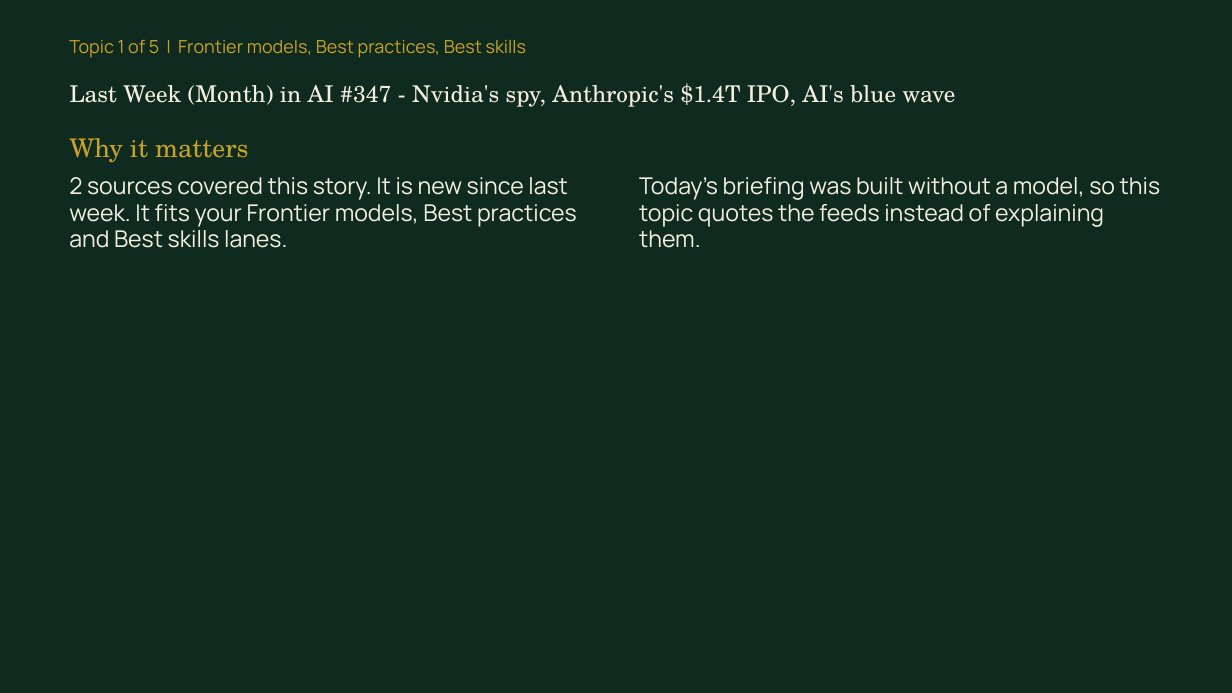
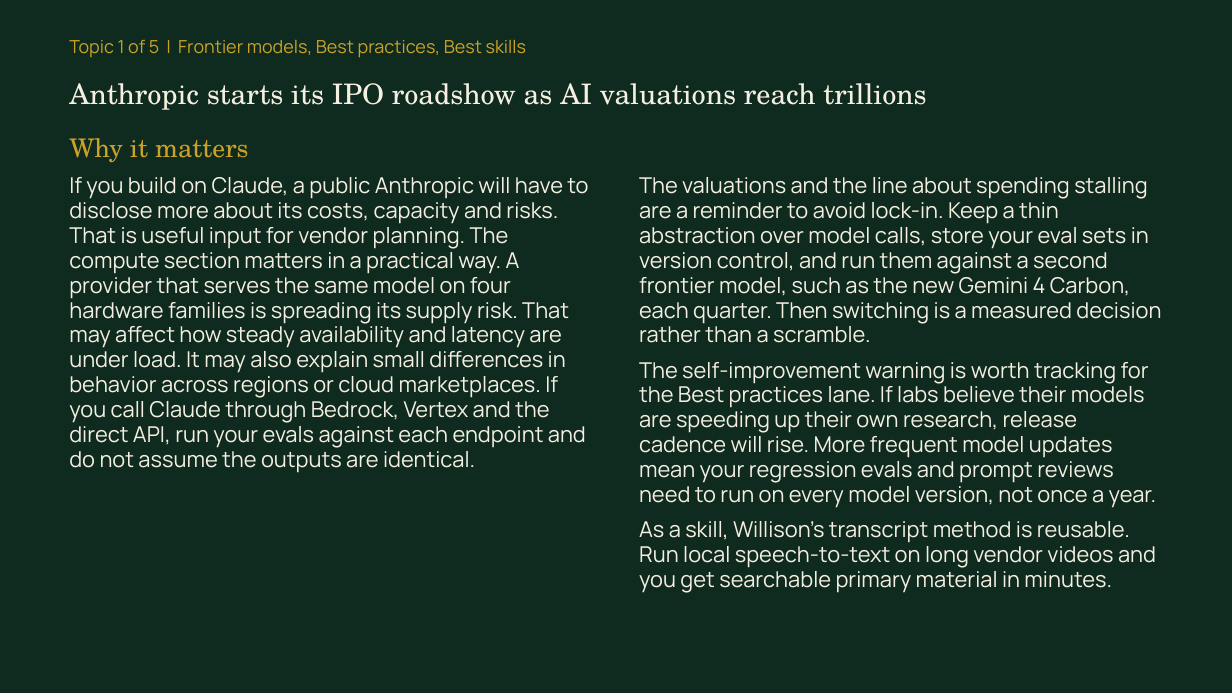
Before and after one commit to syb-code/news-digest, a slide deck: slide 3 of docs/learn/2026-11-11/briefing.pptx. Drawn at 1232x693 pixels with LibreOffice and Linux fonts; fonts in the diff are those of the drawing. Boxes give left, top, right and bottom in pixels: in the first picture for what was removed or moved away, otherwise in the second. Text is boxed around its words. In the diff, an @@ line names an element or a change of style, - is before the commit and + after.

```diff
--- a/docs/learn/2026-11-11/briefing.pptx
+++ b/docs/learn/2026-11-11/briefing.pptx
@@ text at bbox=[69, 83, 926, 110]: text changed; size 18 to 22 pt @@
-Last Week (Month) in AI #347 - Nvidia's spy, Anthropic's $1.4T IPO, AI's blue wave
+Anthropic starts its IPO roadshow as AI valuations reach trillions
@@ text at bbox=[69, 177, 588, 473]: text changed; size 18 to 17 pt @@
-2 sources covered this story. It is new since last week. It fits your Frontier models, Best practices and Best skills lanes.
+If you build on Claude, a public Anthropic will have to disclose more about its costs, capacity and risks. That is useful input for vendor planning. The compute section matters in a practical way. A provider that serves the same model on four hardware families is spreading its supply risk. That may affect how steady availability and latency are under load. It may also explain small differences in behavior across regions or cloud marketplaces. If you call Claude through Bedrock, Vertex and the direct API, run your evals against each endpoint and do not assume the outputs are identical.
@@ text at bbox=[639, 177, 1161, 593]: text changed; size 18 to 17 pt @@
-Today's briefing was built without a model, so this topic quotes the feeds instead of explaining them.
+The valuations and the line about spending stalling are a reminder to avoid lock-in. Keep a thin abstraction over model calls, store your eval sets in version control, and run them against a second frontier model, such as the new Gemini 4 Carbon, each quarter. Then switching is a measured decision rather than a scramble.
+The self-improvement warning is worth tracking for the Best practices lane. If labs believe their models are speeding up their own research, release cadence will rise. More frequent model updates mean your regression evals and prompt reviews need to run on every model version, not once a year.
+As a skill, Willison's transcript method is reusable. Run local speech-to-text on long vendor videos and you get searchable primary material in minutes.
```
Also in this commit, not shown: 16 other slides changed, 5 other files.
